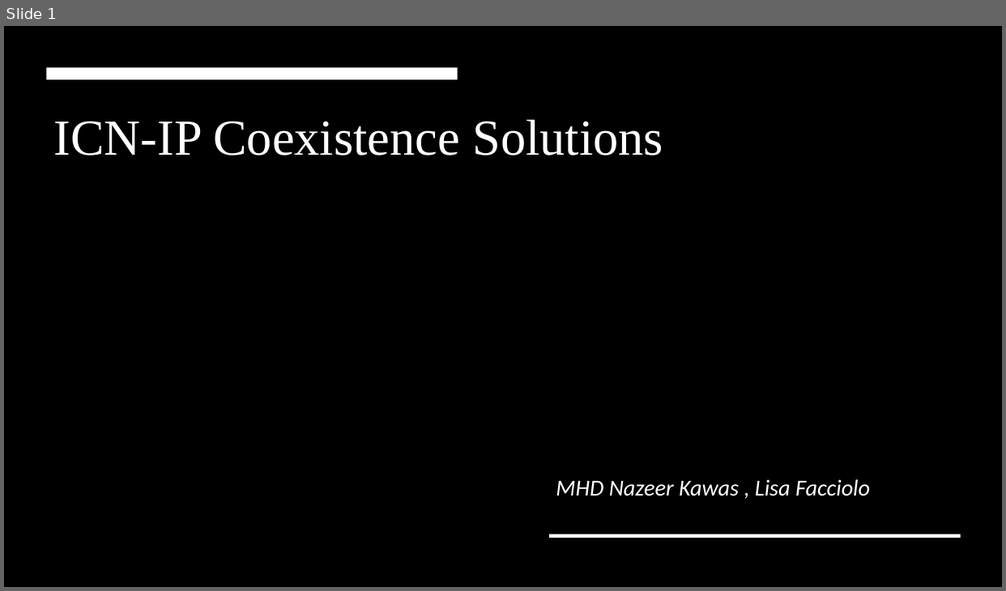
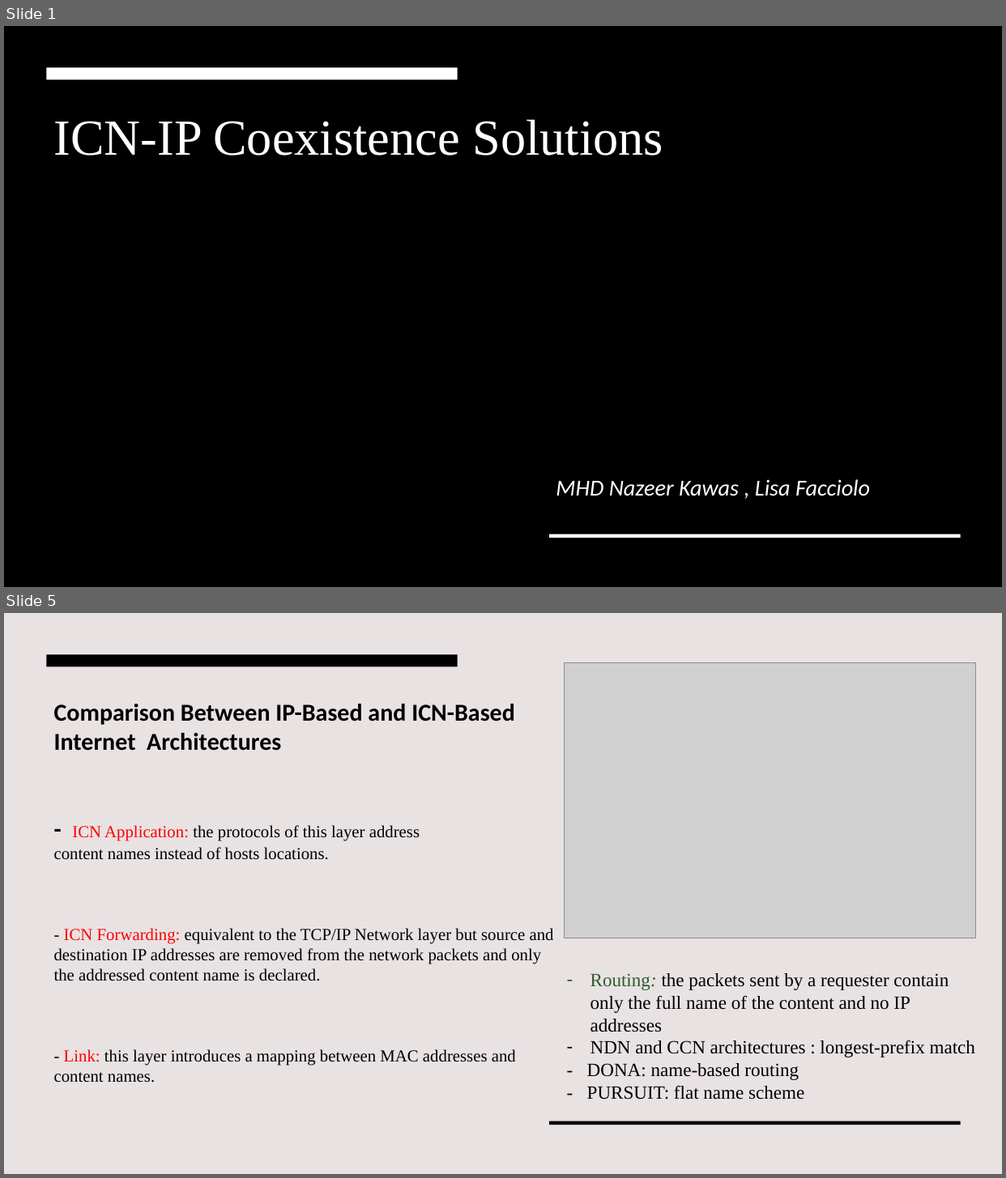
Before and after one commit to NazeerPD/CNS, a slide deck: ICN-IP Coexistence Solutions.pptx. Shown one above the other, each under a label of ours: slide 1 before the commit, slides 1 and 5 after it; the slides between them are not shown. The pictures are 1006x591 and 1006x1178 pixels, drawn with LibreOffice and Linux fonts; fonts in the diff are those of the drawing; grey boxes stand for pictures; background and template pictures are left out; a plain dark background stands for a picture behind light text. Boxes give left, top, right and bottom in pixels: in the first picture for what was removed or moved away, otherwise in the second. Text is boxed around its words. In the diff, an @@ line names an element or a change of style, - is before the commit and + after.

```diff
--- a/ICN-IP Coexistence Solutions.pptx
+++ b/ICN-IP Coexistence Solutions.pptx
@@ slide 5 added at [4,613,1002,1174], background #E8E2E3 @@
@@ rectangle added at [4,613,1002,1174], fill #E8E2E3 @@
@@ rectangle added at [47,655,458,667], fill #000000 @@
@@ picture added at [564,663,976,938] @@
@@ title added at [54,704,554,1083], 16.2 pt, text #000000 @@
+Comparison Between IP-Based and ICN-Based Internet Architectures
+- ICN Application: the protocols of this layer address
+content names instead of hosts locations.
+- ICN Forwarding: equivalent to the TCP/IP Network layer but source and destination IP addresses are removed from the network packets and only the addressed content name is declared.
+- Link: this layer introduces a mapping between MAC addresses and content names.
@@ text added at [587,973,975,1100], 18 pt, text #000000 @@
+– Routing: the packets sent by a requester contain only the full name of the content and no IP addresses
+– NDN and CCN architectures : longest-prefix match
+- DONA: name-based routing
+- PURSUIT: flat name scheme
@@ rectangle added at [550,1122,961,1125], fill #000000 @@
```
Also in this commit, not shown: 3 slides changed, 2 other slides added.
